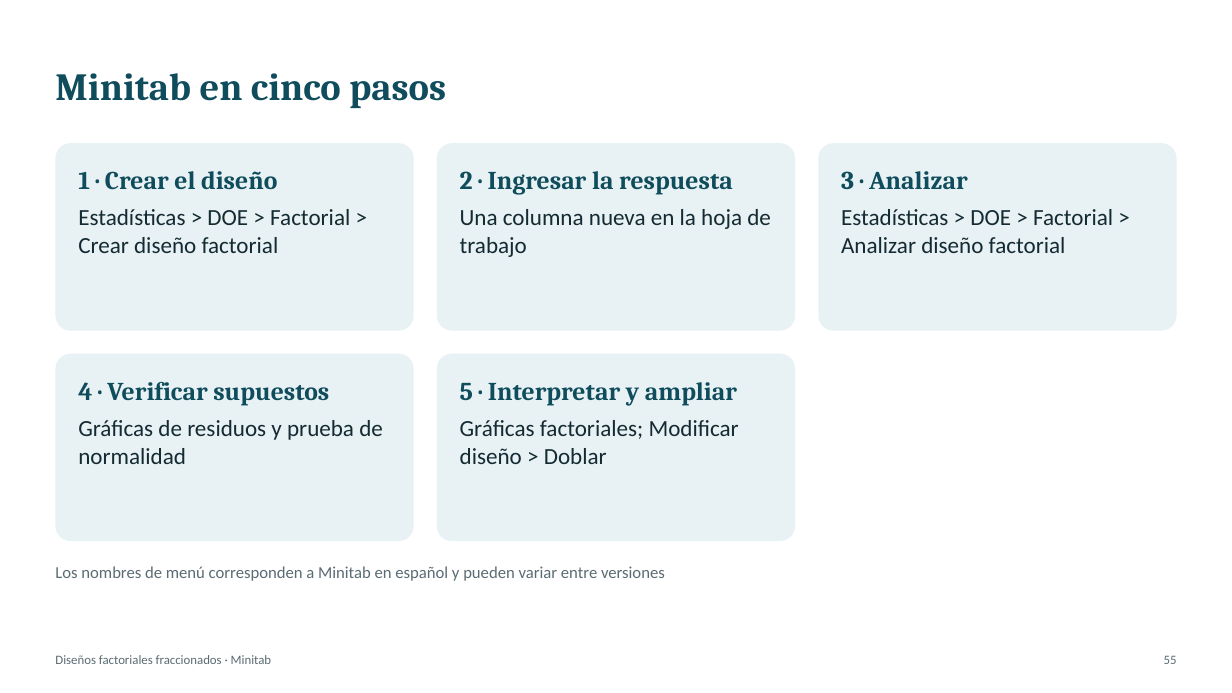
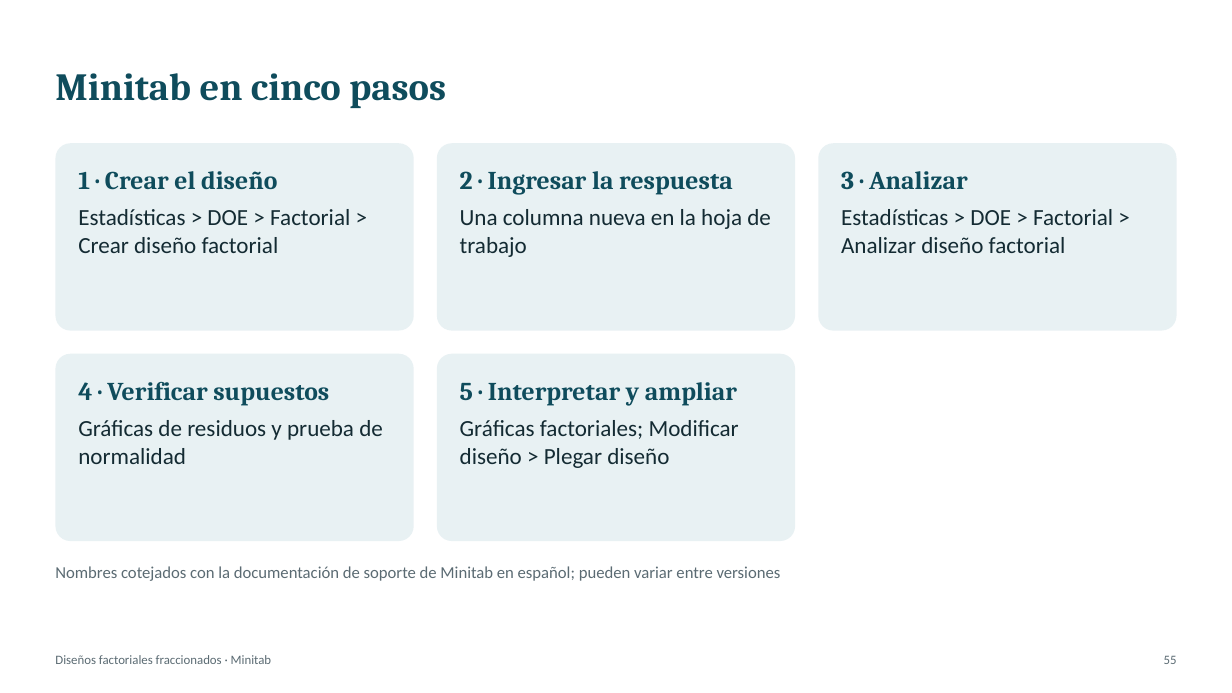
Before and after one commit to Juanes2001/diseno-de-experimentos, a slide deck: slide 55 of exposicion-tema-06/Tema6_Factoriales_Fraccionados.pptx. Drawn at 1232x693 pixels with LibreOffice and Linux fonts; fonts in the diff are those of the drawing. Boxes give left, top, right and bottom in pixels: in the first picture for what was removed or moved away, otherwise in the second. Text is boxed around its words. In the diff, an @@ line names an element or a change of style, - is before the commit and + after.

```diff
--- a/exposicion-tema-06/Tema6_Factoriales_Fraccionados.pptx
+++ b/exposicion-tema-06/Tema6_Factoriales_Fraccionados.pptx
@@ text in rounded rectangle at (x1=460, y1=420, x2=739, y2=468): text changed @@
-Gráficas factoriales; Modificar diseño > Doblar
+Gráficas factoriales; Modificar diseño > Plegar diseño
@@ text at (x1=55, y1=566, x2=781, y2=581): text changed @@
-Los nombres de menú corresponden a Minitab en español y pueden variar entre versiones
+Nombres cotejados con la documentación de soporte de Minitab en español; pueden variar entre versiones
```
Also in this commit, not shown: 25 other slides changed, 3 other files.
